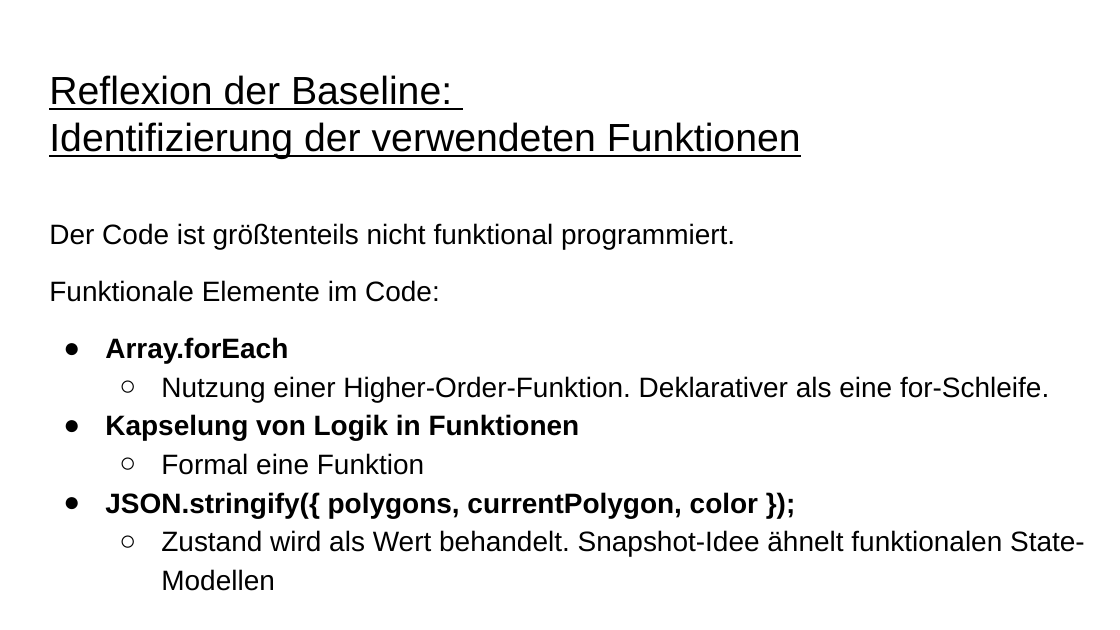
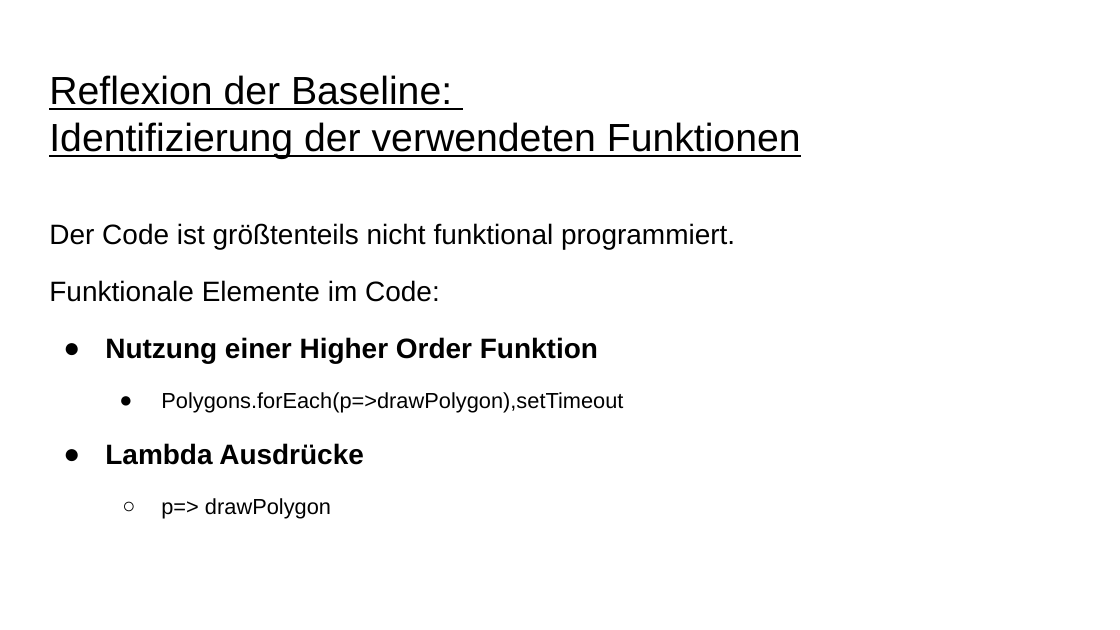
Before and after one commit to FireGhostPhino/FunktionaleProgrammierung-Projekt-polygon_sketching, a slide deck: slide 2 of Funktionale_Programmierung-Artner_Dedinak.pptx. Drawn at 1120x630 pixels with LibreOffice and Linux fonts; fonts in the diff are those of the drawing. Boxes give left, top, right and bottom in pixels: in the first picture for what was removed or moved away, otherwise in the second. Text is boxed around its words. In the diff, an @@ line names an element or a change of style, - is before the commit and + after.

```diff
--- a/Funktionale_Programmierung-Artner_Dedinak.pptx
+++ b/Funktionale_Programmierung-Artner_Dedinak.pptx
@@ text at (105,337,623,519): text changed; size 18 to 14 pt @@
-● Array.forEach
-  ○ Nutzung einer Higher-Order-Funktion. Deklarativer als eine for-Schleife.
-● Kapselung von Logik in Funktionen
-  ○ Formal eine Funktion
-● JSON.stringify({ polygons, currentPolygon, color });
-  ○ Zustand wird als Wert behandelt. Snapshot-Idee ähnelt funktionalen State-Modellen
+● Nutzung einer Higher Order Funktion
+  ● Polygons.forEach(p=>drawPolygon),setTimeout
+● Lambda Ausdrücke
+  ○ p=> drawPolygon
```
Also in this commit, not shown: 1 other file.
